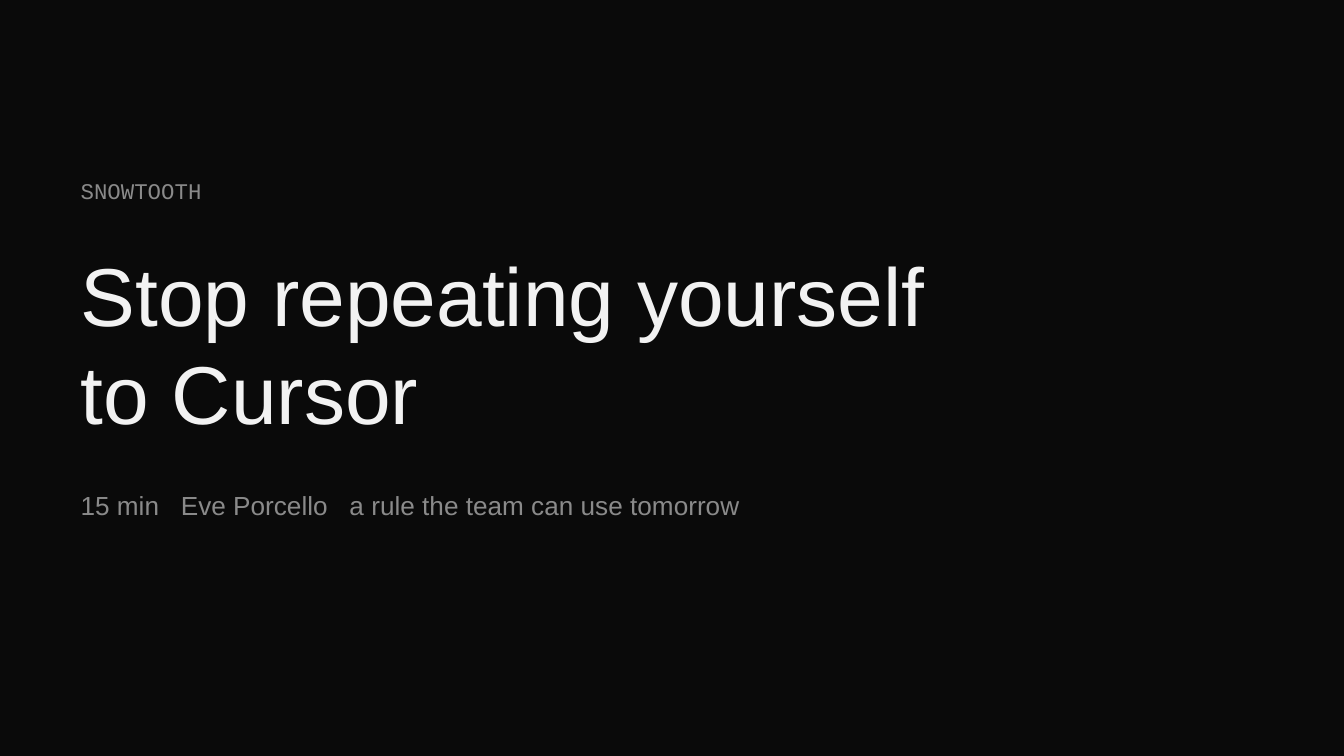
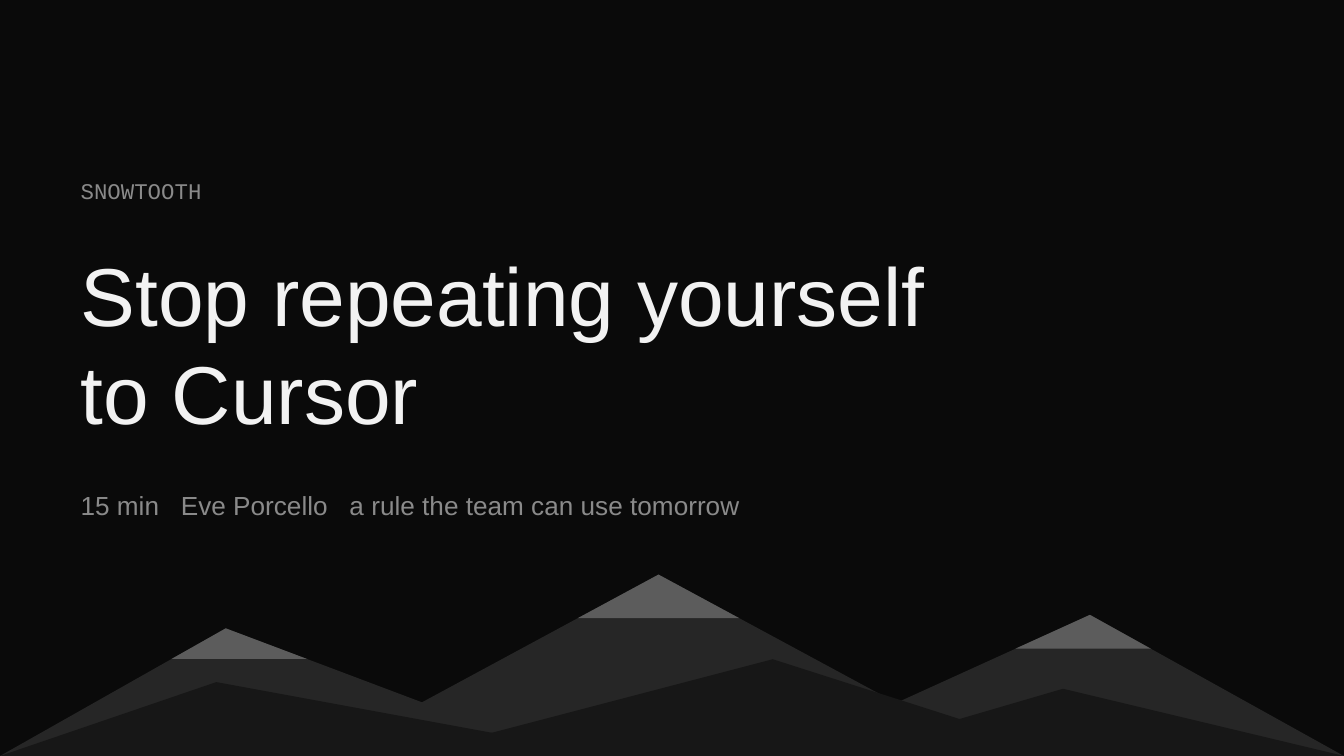
Before and after one commit to eveporcello/snowtooth-rules-teacher-guide, a slide deck: slide 1 of snowtooth-rules.pptx. Drawn at 1344x756 pixels with LibreOffice and Linux fonts; fonts in the diff are those of the drawing. Boxes give left, top, right and bottom in pixels: in the first picture for what was removed or moved away, otherwise in the second. Text is boxed around its words. In the diff, an @@ line names an element or a change of style, - is before the commit and + after.

```diff
--- a/snowtooth-rules.pptx
+++ b/snowtooth-rules.pptx
@@ triangle added at [323, 575, 995, 756], fill #262626 @@
@@ triangle added at [578, 575, 739, 618], fill #5C5C5C @@
@@ triangle added at [0, 628, 564, 755], fill #262626 @@
@@ triangle added at [172, 628, 308, 659], fill #5C5C5C @@
@@ triangle added at [780, 616, 1344, 756], fill #262626 @@
@@ triangle added at [1016, 616, 1152, 649], fill #5C5C5C @@
@@ triangle added at [0, 683, 618, 756], fill #171717 @@
@@ triangle added at [403, 660, 1075, 756], fill #171717 @@
@@ triangle added at [833, 688, 1344, 755], fill #171717 @@
```
Also in this commit, not shown: 2 other slides changed, 1 slide added, 1 other file.
